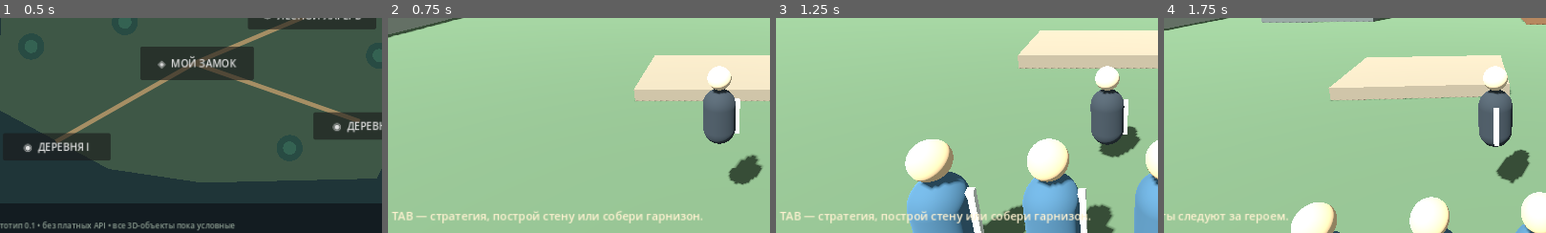
Above: before the commit, frames 1-4 (left to right).
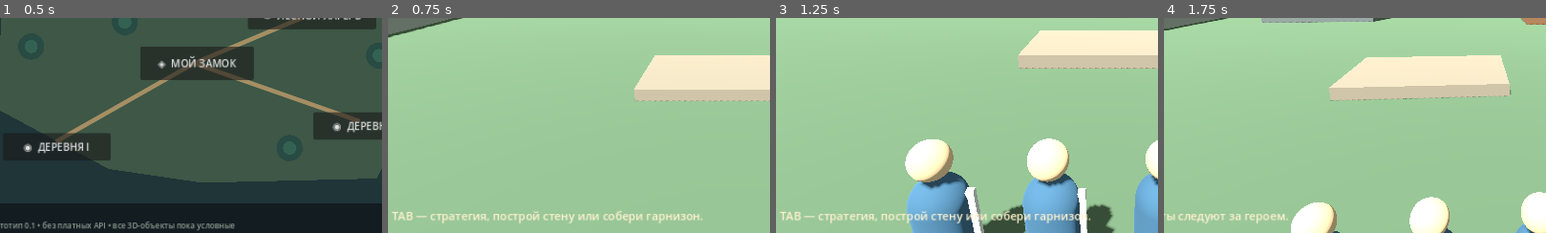
Above: after the commit, the same moments.

Repository: ThrandenSeverest/Crazy
Game: Godot game, scene res://scenes/world_map.tscn
Same seed, same stepped clock (60 frames per second), same inputs: the game is played once before the commit and once after it.
Inputs (mouse positions are % of the whole screen's width and height, from its top left):
- Up to frame 1 (0.5 s): no input
- Up to frame 2 (0.75 s): click "◈ МОЙ ЗАМОК" at 0.5 s
- Up to frame 3 (1.25 s): no input
- Up to frame 4 (1.75 s): tap Enter at 1.25 s; move the mouse to (72, 45) at 1.27 s; hold D from 1.28 s (still down); tap 1 at 1.35 s; click (72, 45) at 1.42 s; tap Space at 1.52 s; tap 9 at 1.55 s
The pictures show only the part of the screen within x 7-57%, y 37-87%; the shares and areas given below are measured in that part.

Frame 1 is identical in both runs. In frame 2, 3.4% of the frame differs, in the area x 82-98%, y 22-78%; in frame 3, 3.5%; in frame 4, 3.5%, in the area x 82-96%, y 22-77%.
Error after the commit: Parse Error: Cannot infer the type of "path" variable because the value doesn't have a set type. (res://scripts/hero_character.gd:38)

Commit message:
feat: modular hero mesh generation and Godot showcase

Diff:
--- /dev/null
+++ b/scenes/hero_showcase.tscn
@@ -0,0 +1,6 @@
+[gd_scene load_steps=2 format=3]
+
+[ext_resource type="Script" path="res://scripts/hero_showcase.gd" id="1_preview"]
+
+[node name="HeroShowcase" type="Node3D"]
+script = ExtResource("1_preview")
--- /dev/null
+++ b/scripts/hero_character.gd
@@ -0,0 +1,81 @@
+extends Node3D
+## Procedurally exported separate GLB meshes; pivots support coarse rigid animation.
+## NOT a SkinnedMesh3D yet. This is a model/armor geometry prototype.
+
+const ASSET_ROOT := "res://assets/hero/"
+
+const ITEMS := {
+	"body_torso": ["body", "torso", Vector3.ZERO],
+	"body_head": ["body", "head", Vector3(0, 1.62, 0)],
+	"body_left_arm": ["body", "arm_L", Vector3(-0.31, 1.53, 0)],
+	"body_right_arm": ["body", "arm_R", Vector3(0.31, 1.53, 0)],
+	"body_left_leg": ["body", "leg_L", Vector3(-0.135, 0.96, 0)],
+	"body_right_leg": ["body", "leg_R", Vector3(0.135, 0.96, 0)],
+	"armor_cuirass": ["chest", "torso", Vector3.ZERO],
+	"armor_faulds": ["waist", "torso", Vector3.ZERO],
+	"armor_helmet": ["head", "head", Vector3(0, 1.62, 0)],
+	"armor_pauldron_L": ["shoulders", "arm_L", Vector3(-0.31, 1.53, 0)],
+	"armor_pauldron_R": ["shoulders", "arm_R", Vector3(0.31, 1.53, 0)],
+	"armor_vambrace_L": ["arms", "arm_L", Vector3(-0.31, 1.53, 0)],
+	"armor_vambrace_R": ["arms", "arm_R", Vector3(0.31, 1.53, 0)],
+	"armor_gauntlet_L": ["gloves", "arm_L", Vector3(-0.31, 1.53, 0)],
+	"armor_gauntlet_R": ["gloves", "arm_R", Vector3(0.31, 1.53, 0)],
+	"armor_greave_L": ["legs", "leg_L", Vector3(-0.135, 0.96, 0)],
+	"armor_greave_R": ["legs", "leg_R", Vector3(0.135, 0.96, 0)],
+	"armor_sabaton_L": ["boots", "leg_L", Vector3(-0.135, 0.96, 0)],
+	"armor_sabaton_R": ["boots", "leg_R", Vector3(0.135, 0.96, 0)],
+	"armor_cloak": ["cloak", "torso", Vector3.ZERO],
+	"weapon_longsword": ["weapon", "arm_R", Vector3(0.31, 1.53, 0)]
+}
+
+var is_ready_for_game := false
+var skeleton_pivots: Dictionary = {}
+var equipped_meshes: Dictionary = {}
+var movement_phase := 0.0
+
+func _ready() -> void:
+	for part in ITEMS.keys():
+		var path := ASSET_ROOT + part + ".glb"
+		if not ResourceLoader.exists(path):
+			push_warning("Hero model missing: %s (run python3 tools/build_hero.py)" % path)
+			return
+	for part in ITEMS.keys():
+		var config: Array = ITEMS[part]
+		var pivot_name: String = config[1]
+		if not skeleton_pivots.has(pivot_name):
+			var pivot := Node3D.new()
+			pivot.name = pivot_name
+			pivot.position = config[2]
+			add_child(pivot)
+			skeleton_pivots[pivot_name] = pivot
+		var packed := load(ASSET_ROOT + part + ".glb") as PackedScene
+		if packed == null:
+			push_error("Hero GLB import failed: %s" % part)
+			return
+		var geometry := packed.instantiate() as Node3D
+		geometry.name = part
+		geometry.position = -(config[2] as Vector3)
+		skeleton_pivots[pivot_name].add_child(geometry)
+		equipped_meshes[part] = geometry
+	is_ready_for_game = true
+
+func set_equipment_visible(slot: String, enabled: bool) -> void:
+	for part in equipped_meshes.keys():
+		if ITEMS[part][0] == slot and slot != "body":
+			equipped_meshes[part].visible = enabled
+
+func set_piece_visible(piece: String, enabled: bool) -> void:
+	if equipped_meshes.has(piece) and ITEMS[piece][0] != "body":
+		equipped_meshes[piece].visible = enabled
+
+func animate_character(delta: float, speed_ratio: float) -> void:
+	if not is_ready_for_game:
+		return
+	var run_weight := clampf(speed_ratio, 0.0, 1.0)
+	movement_phase += delta * (3.0 + run_weight * 7.5)
+	var walk_swing := sin(movement_phase) * run_weight
+	(skeleton_pivots["leg_L"] as Node3D).rotation.x = walk_swing * 0.45
+	(skeleton_pivots["leg_R"] as Node3D).rotation.x = -walk_swing * 0.45
+	(skeleton_pivots["arm_L"] as Node3D).rotation.x = -walk_swing * 0.24
+	(skeleton_pivots["arm_R"] as Node3D).rotation.x = walk_swing * 0.24
+	(skeleton_pivots["head"] as Node3D).rotation.y = sin(movement_phase * 0.24) * 0.018
--- /dev/null
+++ b/scripts/hero_showcase.gd
@@ -0,0 +1,98 @@
+extends Node3D
+## Standalone inspection of real separate armor parts. Load via scenes/hero_showcase.tscn.
+const HeroCharacter = preload("res://scripts/hero_character.gd")
+
+var hero: Node3D
+var camera: Camera3D
+var yaw := 0.25
+var pitch := 0.12
+var distance := 3.5
+var preview_walking := false
+var slots := ["head", "chest", "shoulders", "arms", "gloves", "waist", "legs", "boots", "cloak", "weapon"]
+var shown: Dictionary = {}
+var status: Label
+
+func _ready() -> void:
+	var env := Environment.new()
+	env.background_mode = Environment.BG_COLOR
+	env.background_color = Color("#24242b")
+	env.ambient_light_source = Environment.AMBIENT_SOURCE_COLOR
+	env.ambient_light_color = Color("#7e7980")
+	env.ambient_light_energy = 0.8
+	var world := WorldEnvironment.new()
+	world.environment = env
+	add_child(world)
+	for index in range(2):
+		var light := DirectionalLight3D.new()
+		light.rotation_degrees = Vector3(-50, -45 if index == 0 else 130, 0)
+		light.light_energy = 1.8 if index == 0 else 0.65
+		light.shadow_enabled = index == 0
+		add_child(light)
+	var floor_mesh := CylinderMesh.new()
+	floor_mesh.top_radius = 1.22
+	floor_mesh.bottom_radius = 1.34
+	floor_mesh.height = 0.13
+	var stand := MeshInstance3D.new()
+	stand.mesh = floor_mesh
+	stand.position.y = -0.07
+	var mat := StandardMaterial3D.new()
+	mat.albedo_color = Color("#49464b")
+	stand.material_override = mat
+	add_child(stand)
+	hero = HeroCharacter.new()
+	hero.name = "HeroPreview"
+	add_child(hero)
+	camera = Camera3D.new()
+	camera.fov = 43
+	add_child(camera)
+	camera.make_current()
+	update_camera()
+	var layer := CanvasLayer.new()
+	add_child(layer)
+	status = Label.new()
+	status.position = Vector2(22, 20)
+	status.add_theme_font_size_override("font_size", 16)
+	layer.add_child(status)
+	for slot in slots:
+		shown[slot] = true
+	refresh_status()
+
+func refresh_status() -> void:
+	status.text = "CRAZY • HERO MODEL / SEPARATE ARMOR\n"
+	status.text += "Drag LMB: rotate | mousewheel: zoom | A: walk\n"
+	status.text += "1: helmet  2: chest  3: pauldrons  4: arms  5: gauntlets\n"
+	status.text += "6: waist  7: greaves  8: boots  9: cloak  0: sword\n"
+	status.text += "Geometry prototype only • no skinned rig yet"
+	if not (hero as Node).get("is_ready_for_game"):
+		status.text += "\nGLB assets missing: python3 tools/build_hero.py"
+
+func update_camera() -> void:
+	var eye := Vector3(sin(yaw) * cos(pitch), sin(pitch), cos(yaw) * cos(pitch))
+	camera.position = Vector3(0,1.04,0) + eye * distance
+	camera.look_at(Vector3(0,1.05,0))
+
+func _process(delta: float) -> void:
+	(hero as Node).call("animate_character",delta,0.75 if preview_walking else 0.0)
+
+func _unhandled_input(event: InputEvent) -> void:
+	if event is InputEventMouseMotion and Input.is_mouse_button_pressed(MOUSE_BUTTON_LEFT):
+		yaw += event.relative.x * 0.008
+		pitch = clampf(pitch - event.relative.y * 0.008, -0.52, 0.6)
+		update_camera()
+	if event is InputEventMouseButton and event.pressed:
+		if event.button_index == MOUSE_BUTTON_WHEEL_UP:
+			distance = maxf(2.0, distance - 0.3)
+			update_camera()
+		if event.button_index == MOUSE_BUTTON_WHEEL_DOWN:
+			distance = minf(7.0, distance + 0.3)
+			update_camera()
+	if event is InputEventKey and event.pressed and not event.echo:
+		if event.keycode == KEY_A:
+			preview_walking = not preview_walking
+		elif event.keycode >= KEY_1 and event.keycode <= KEY_9:
+			var slot: String = str(slots[event.keycode - KEY_1])
+			shown[slot] = not shown[slot]
+			(hero as Node).call("set_equipment_visible",slot,shown[slot])
+		elif event.keycode == KEY_0:
+			shown["weapon"] = not shown["weapon"]
+			(hero as Node).call("set_equipment_visible","weapon",shown["weapon"])
--- a/scripts/location.gd
+++ b/scripts/location.gd
@@ -1,6 +1,7 @@
 extends Node3D
 
 const CameraRig = preload("res://scripts/camera_rig.gd")
+const HeroCharacter = preload("res://scripts/hero_character.gd")
 ## Playable primitive 3D location: player mode, tactical mode, combat, walls.
 
 const DARK_STONE := Color("#636b69")
@@ -11,6 +12,7 @@
 const ALLY_COLOR := Color("#3d617c")
 
 var player: CharacterBody3D
+var hero_visual: Node3D
 var third_camera: Camera3D
 var tactical_camera: Camera3D
 var tactics := false
@@ -87,8 +89,14 @@
 	var collision := CollisionShape3D.new()
 	collision.shape = shape
 	player.add_child(collision)
-	_character_mesh(player, Color("#303840"), Color("#d1bb9e"))
 	add_child(player)
+	var hero := HeroCharacter.new()
+	hero.name = "HeroModel"
+	hero.position.y = -0.94
+	player.add_child(hero)
+	hero_visual = hero
+	if not hero.is_ready_for_game:
+		_character_mesh(player, Color("#303840"), Color("#d1bb9e"))
 
 func _setup_cameras() -> void:
 	third_camera = Camera3D.new()
@@ -282,6 +290,8 @@
 		if not player.is_on_floor():
 			player.velocity.y -= 20.0 * delta
 		player.move_and_slide()
+	if hero_visual != null:
+		hero_visual.call("animate_character", delta, clampf(Vector2(player.velocity.x, player.velocity.z).length() / 7.0, 0.0, 1.0))
 	camera_rig.update(delta)
 	_move_allies(delta)
 	if encounter_active and not encounter_done:
Not shown, changed: .github/workflows/godot.yml
Not shown, changed: .gitignore
Not shown, changed: AGENTS.md
Not shown, changed: README.md
Not shown, added: docs/HERO_MODEL.md
Not shown, added: tools/build_hero.py
Not shown, added: tools/preview_hero.py
Not shown, added: tools/validate_hero.py
